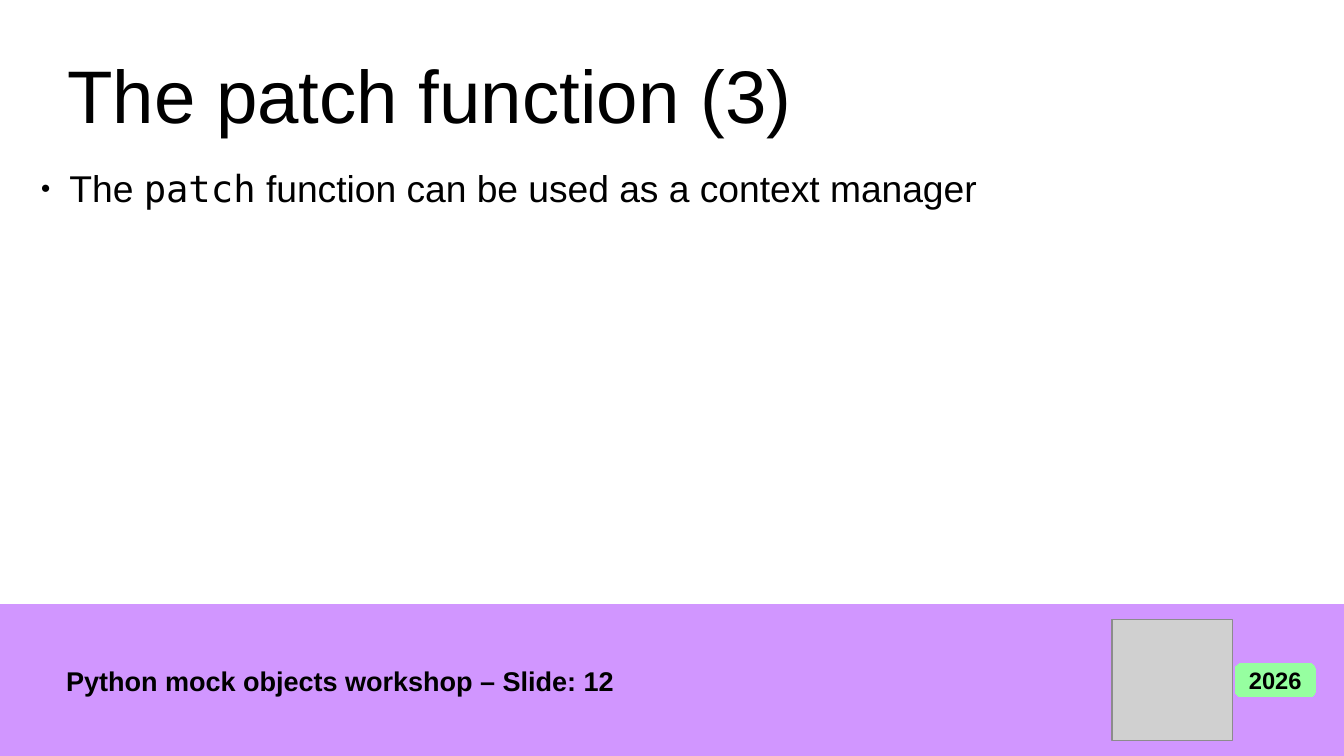
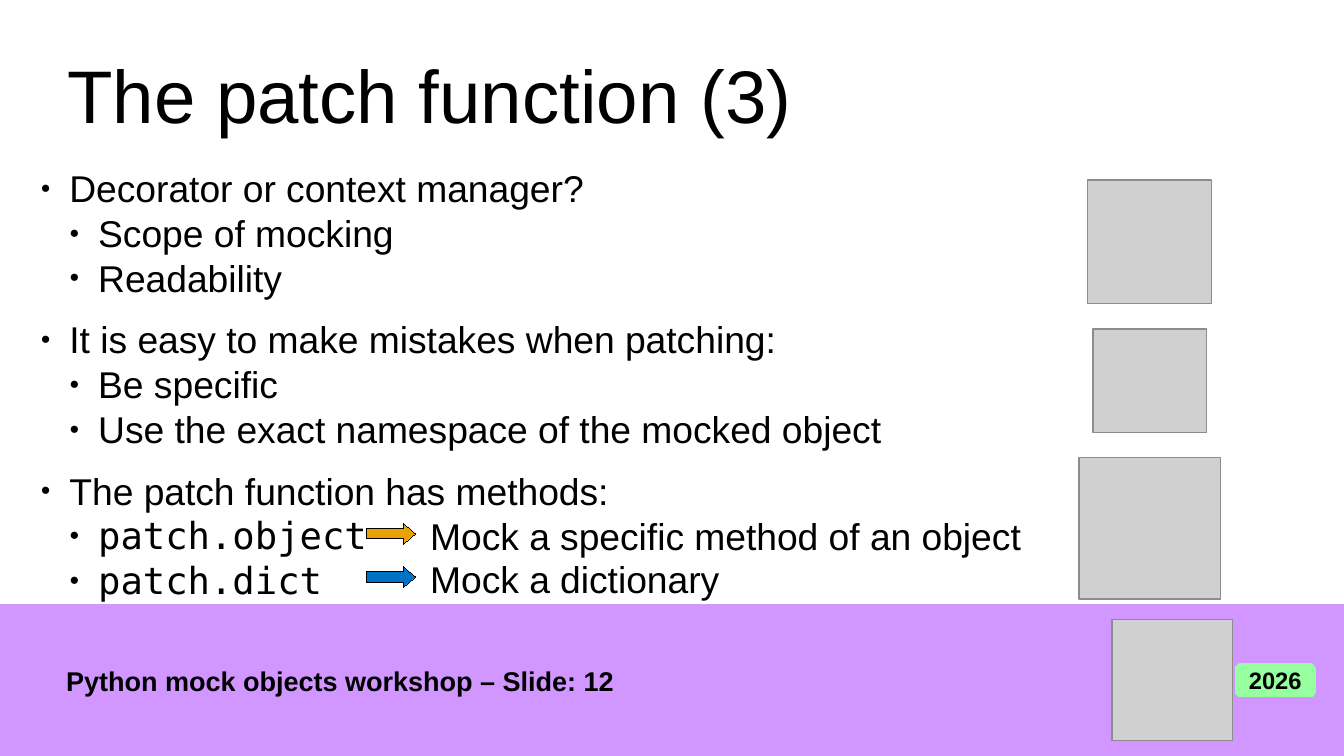
Before and after one commit to giusepperaffa/pycon-wroclaw-2026, a slide deck: slide 12 of Python_Mock_Objects_Workshop.odp. Drawn at 1344x756 pixels with LibreOffice and Linux fonts; fonts in the diff are those of the drawing; grey boxes stand for pictures. Boxes give left, top, right and bottom in pixels: in the first picture for what was removed or moved away, otherwise in the second. Text is boxed around its words. In the diff, an @@ line names an element or a change of style, - is before the commit and + after.

Commit message:
Complete slides for patch function

```diff
--- a/Python_Mock_Objects_Workshop.odp
+++ b/Python_Mock_Objects_Workshop.odp
@@ text removed at [69, 173, 977, 210] @@
-● The patch function can be used as a context manager
@@ text added at [69, 176, 583, 299], 22 pt, text #000000 @@
+● Decorator or context manager?
+  ● Scope of mocking
+  ● Readability
@@ picture added at [1088, 181, 1212, 305] @@
@@ text added at [69, 326, 881, 451], 22 pt, text #000000 @@
+● It is easy to make mistakes when patching:
+  ● Be specific
+  ● Use the exact namespace of the mocked object
@@ picture added at [1093, 329, 1206, 433] @@
@@ text added at [69, 478, 609, 602], 22 pt, text #000000 @@
+● The patch function has methods:
+  ● patch.object
+  ● patch.dict
@@ picture added at [1079, 457, 1221, 599] @@
@@ group added at [367, 523, 1021, 601]: 2 texts, 2 right arrows @@
+Mock a specific method of an object
+Mock a dictionary
```
Also in this commit, not shown: 3 other slides changed, 1 other file.
